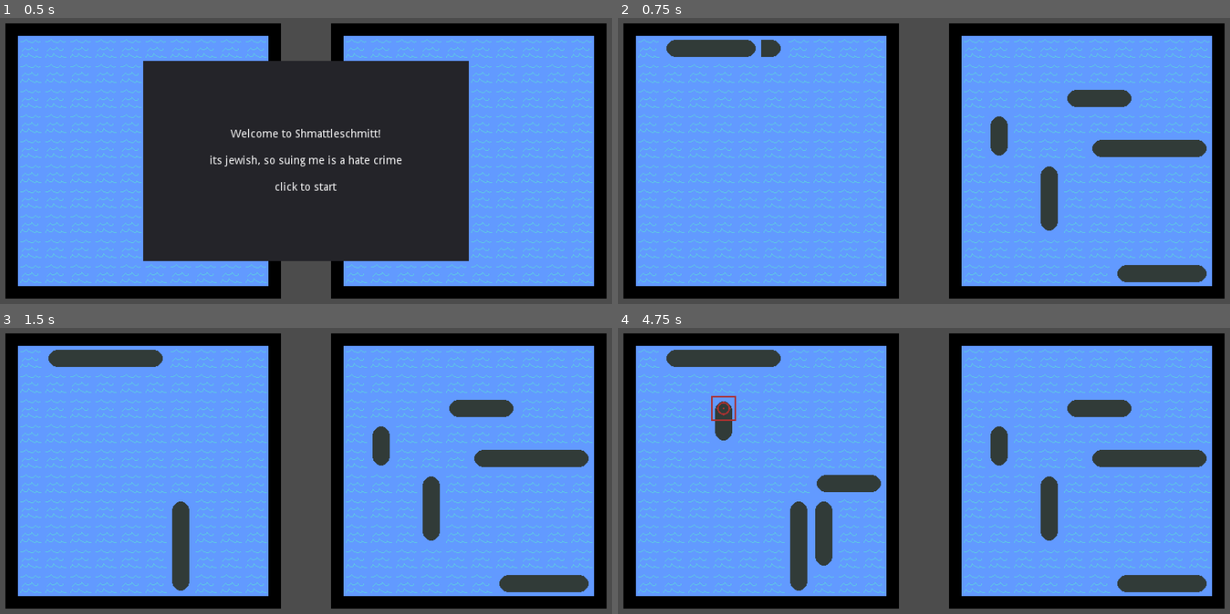
Above: before the commit, frames 1-4 (two rows, left to right).
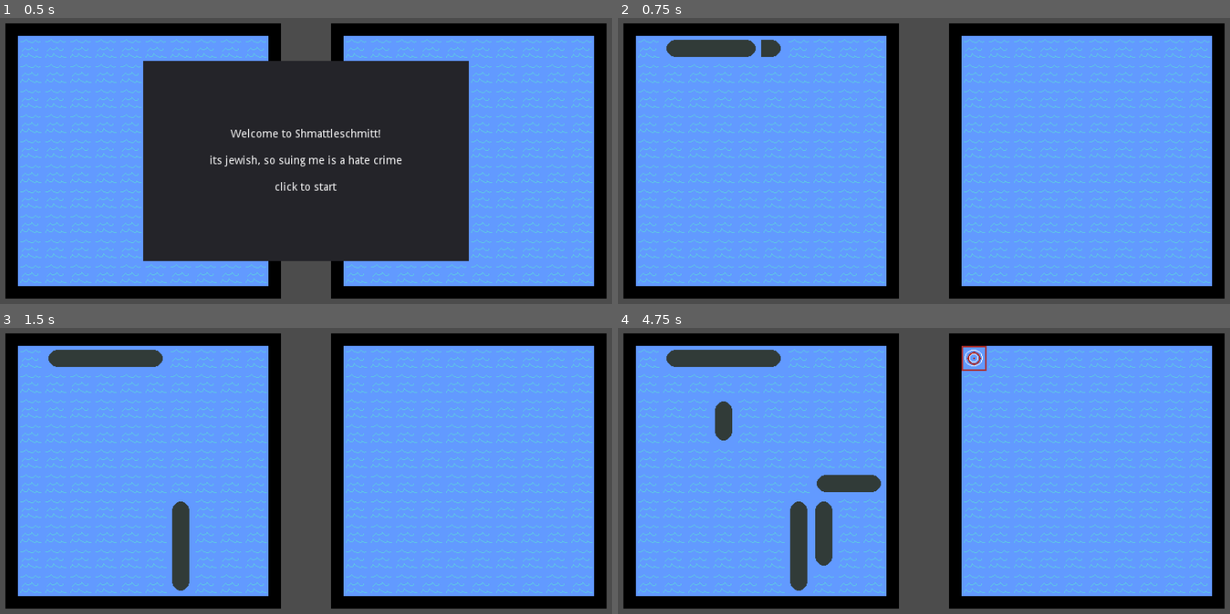
Above: after the commit, the same moments.

Repository: craigostrin/Battleship-v2
Game: Godot game, scene res://Main.tscn
The game is run twice, just before and just after one commit, with the same random seed, the same clock (stepped at 60 frames per second) and the same inputs.
Inputs (mouse positions are in pixels of both pictures, inside the frame that each line leads up to):
- Up to frame 1 (0.5 s): no input
- Up to frame 2 (0.75 s): tap Enter (ui_accept) at 0.5 s; move the mouse to (1070, 143) at 0.52 s; hold Right (ui_right) from 0.53 s (still down); hold Enter (ui_accept) from 0.53 s (still down)
- Up to frame 3 (1.5 s): move the mouse to (171, 488) at 1.27 s; release Right (ui_right) at 1.28 s; release Enter (ui_accept) at 1.28 s; hold Down (ui_down) from 1.28 s (still down); tap R (rotate_ship) at 1.35 s
- Up to frame 4 (4.75 s): tap Enter (ui_accept) at 1.52, 1.55, 1.82, 2, 3.02, 3.05, 3.32, 3.5, 4.52, 4.55 s; move the mouse to (991, 393) at 2.02 s; release Down (ui_down) at 2.03 s; hold Right (ui_right) 2.03-2.78 s; hold Enter (ui_accept) 2.03-2.78 s; move the mouse to (887, 539) at 2.77 s; hold Up (ui_up) 2.78-3.53 s; tap R (rotate_ship) at 2.85, 4.35 s; move the mouse to (1125, 522) at 3.52 s; hold Enter (ui_accept) 3.53-4.28 s; hold Left (ui_left) from 3.53 s (still down); move the mouse to (722, 419) at 4.27 s

Frame 1 is identical in both runs. In frame 2, 3.7% of the frame differs, in the area x 60-97%, y 24-93%; in frame 3, 3.7%; in frame 4, 4.0%, in the area x 15-97%, y 6-93%.

Commit message:
Add player and enemy attacking, and game over state
Next: Improve enemy AI, maybe add some UI elements

Diff:
--- a/Board/Board.gd
+++ b/Board/Board.gd
@@ -4,6 +4,7 @@
 signal ship_placed
 signal ship_not_placed(ship) #used by EnemyAI to try again
 signal attack_confirmed
+signal attack_not_confirmed
 signal all_ships_sunk
 
 export var is_player_controlled_board := true
@@ -11,6 +12,7 @@
 var ship_lengths := [5, 4, 3, 3, 2]
 var placed_ships := []
 var ship_index := placed_ships.size()
+var ships_sunk := 0
 
 export var grid: Resource = preload("res://PlayerGrid.tres")
 export var default_sprite: Texture = preload("res://Art/water.png")
@@ -46,12 +48,35 @@
 	if _cursor.ship_placer:
 		return
 
+	var cell = grid.cells[index]
+	if cell == grid.States.HIT or cell == grid.States.MISS:
+		emit_signal("attack_not_confirmed")
+		return
+
+	if cell == grid.States.EMPTY:
+		cell = grid.States.MISS
+		create_sprite_at_index(miss_sprite, index)
+
+	if cell == grid.States.SHIP:
+		cell = grid.States.HIT
+		var ship = get_ship_at_index(index)
+		ship.hit()
+		create_sprite_at_index(hit_sprite, index)
+
+	grid.cells[index] = cell
 
 	emit_signal("attack_confirmed")
 
 
+func _on_ship_sunk() -> void:
+	ships_sunk += 1
+	if ships_sunk >= placed_ships.size():
+		emit_signal("all_ships_sunk")
+
+
 # Everything that calls this should be using grid.clamp_ship_placement beforehand
 func place_ship(ship: Ship, index: int) -> void:
+	print("called place_ship")
 	var length := ship.length
 	var is_vertical := ship.is_vertical
 	var index_array: PoolIntArray = grid.get_ship_index_array(index, length, is_vertical)
@@ -67,12 +92,15 @@
 		_cursor.remove_child(ship)
 
 	ship.position = grid.calculate_board_position(index)
+	ship.index_array = index_array
 	add_child(ship)
 	placed_ships.append(ship)
-	ship_index = placed_ships.size() # Will this work???
+	ship.connect("ship_sunk", self, "_on_ship_sunk")
+
+	ship_index = placed_ships.size() # I guess this works?
 	emit_signal("ship_placed")
-#	if not is_player_controlled_board: DEBUG
-#		ship.hide()
+	if not is_player_controlled_board:
+		ship.hide()
 
 	print("placed " + ship.name + " at " + str(index) + " on " + name)
 
@@ -111,6 +139,16 @@
 	return are_empty
 
 
+func get_ship_at_index(index: int) -> Ship:
+	var ship: Ship
+
+	for _ship in placed_ships:
+		if _ship.index_array.has(index):
+			ship = _ship
+
+	return ship
+
+
 func toggle_cursor() -> void:
 	_cursor.visible = !_cursor.visible
 	_cursor.set_process_unhandled_input(_cursor.visible)
@@ -120,4 +158,4 @@
 	var sprite = Sprite.new()
 	sprite.position = grid.calculate_board_position(index)
 	sprite.texture = texture
-	$Sprites.add_child(sprite)
+	add_child(sprite)
--- a/Board/Board.tscn
+++ b/Board/Board.tscn
@@ -13,8 +13,6 @@
 scale = Vector2( 11, 11 )
 texture = ExtResource( 1 )
 
-[node name="Sprites" type="Node2D" parent="."]
-
 [node name="Cursor" parent="." instance=ExtResource( 3 )]
 visible = false
 position = Vector2( 16, 16 )
--- a/Board/Ship.gd
+++ b/Board/Ship.gd
@@ -1,5 +1,7 @@
 class_name Ship
 extends Node2D
+
+signal ship_sunk
 
 const MIN_LENGTH = 2
 const MAX_LENGTH = 5
@@ -7,6 +9,7 @@
 
 var length: int
 var is_vertical := false setget _set_is_vertical
+var index_array := []
 
 var _hits: int
 
--- a/EnemyAI.gd
+++ b/EnemyAI.gd
@@ -6,22 +6,41 @@
 # 			One complex algorithm with checkerboard guessing (see: https://www.thesprucecrafts.com/how-to-win-at-battleship-411068)
 
 var prev_attack: int
+var think_time := 0.5
 
 var rng := RandomNumberGenerator.new()
 # DEBUG Make sure to figure out what to do with this.. maybe all placement methods use my_board.grid?
 var grid := Grid.new()
-onready var player_board: Board = $"../Boards/PlayerBoard"
+onready var _timer: Timer = $Timer
+onready var opponent_board: Board = $"../Boards/PlayerBoard"
 onready var my_board: Board = $"../Boards/EnemyBoard"
 
 
 func _ready() -> void:
 	rng.randomize()
 	my_board.connect("ship_not_placed", self, "_on_ship_not_placed")
+	opponent_board.connect("attack_not_confirmed", self, "_try_attack")
 
 
-func start_turn() -> void:
-	print("enemy's turn")
+func start_turn(number_of_attacks: int) -> void:
+	for i in number_of_attacks:
+		_try_attack()
+		yield(opponent_board, "attack_confirmed")
 
+
+func _try_attack() -> void:
+	_timer.start(think_time)
+	yield(_timer, "timeout")
+
+	var index = _get_random_index()
+	opponent_board.attack(index)
+
+
+# Use this if you want to add fancy effects while the CPU is thinking
+# (like a 'Hmmm' sound or spinning icon)
+#func think_async(time: float) -> void:
+#	_timer.start(time)
+#	yield(_timer, "timeout")
 
 func start_ship_placement() -> void:
 	for length in my_board.ship_lengths:
--- a/Main.gd
+++ b/Main.gd
@@ -1,10 +1,9 @@
 # Manages the two phases and turn order
 extends Node
 
-
 var setups_finished := 0
 var is_player_turn: bool # only used during play, not setup
-export var attacks_per_turn := 1
+export var attacks_per_turn := 5
 var attacks_this_turn := 0
 
 # v3: change these to left_board and right_board for MP
@@ -14,11 +13,11 @@
 onready var panel: Panel = $UI/Panel
 
 
+# TODO: Make it so two AIs can play each other
+
 func _ready() -> void:
 	player_board.connect("ship_placed", self, "_on_ship_placed", [player_board])
 	enemy_board.connect("ship_placed", self, "_on_ship_placed", [enemy_board])
-#	player_board.connect("all_ships_placed", self, "_on_all_ships_placed") Main checks on its own
-#	enemy_board.connect("all_ships_placed", self, "_on_all_ships_placed")
 	player_board.connect("attack_confirmed", self, "_on_attack_confirmed")
 	enemy_board.connect("attack_confirmed", self, "_on_attack_confirmed")
 	player_board.connect("all_ships_sunk", self, "_on_all_ships_sunk", [player_board])
@@ -31,7 +30,7 @@
 	if event.is_action_pressed("quit_game"):
 		get_tree().quit()
 
-	if event.is_action_pressed("ui_accept"):
+	if panel.visible and event.is_action_pressed("ui_accept"):
 		panel.hide()
 		_start_setup()
 
@@ -58,6 +57,7 @@
 		setups_finished += 1
 
 	if setups_finished >= 2:
+		player_board.toggle_cursor()
 		_start_player_turn()
 		return
 
@@ -65,21 +65,17 @@
 		_player_ship_placement(board)
 
 
-#func _on_all_ships_placed() -> void:
-#	setups_finished += 1
-#	if setups_finished >= 2:
-#		_start_player_turn()
-
-
 func _start_player_turn() -> void:
+	attacks_this_turn = 0
 	is_player_turn = true
-	enemy_board.toggle_cursor() # Board's defensive checks should rely on cursor visibility
+	enemy_board.toggle_cursor()
 
 
 func _start_enemy_turn() -> void:
+	attacks_this_turn = 0
 	is_player_turn = false
 	enemy_board.toggle_cursor()
-	enemy_ai.start_turn()
+	enemy_ai.start_turn(attacks_per_turn)
 
 
 func _on_attack_confirmed() -> void:
@@ -92,6 +88,8 @@
 
 
 func _on_all_ships_sunk(board) -> void:
+	get_tree().paused = true
+
 	if board == player_board: _game_over()
 	else: _victory()
 
@@ -102,3 +100,5 @@
 
 func _victory() -> void:
 	print("You win!")
+	panel.show()
+	$UI/Panel/Label.text = "YOU WIN"
--- a/Main.tscn
+++ b/Main.tscn
@@ -13,6 +13,10 @@
 __meta__ = {
 "_editor_description_": ""
 }
+
+[node name="Timer" type="Timer" parent="EnemyAI"]
+wait_time = 0.5
+one_shot = true
 
 [node name="Boards" type="Node2D" parent="."]
 __meta__ = {
